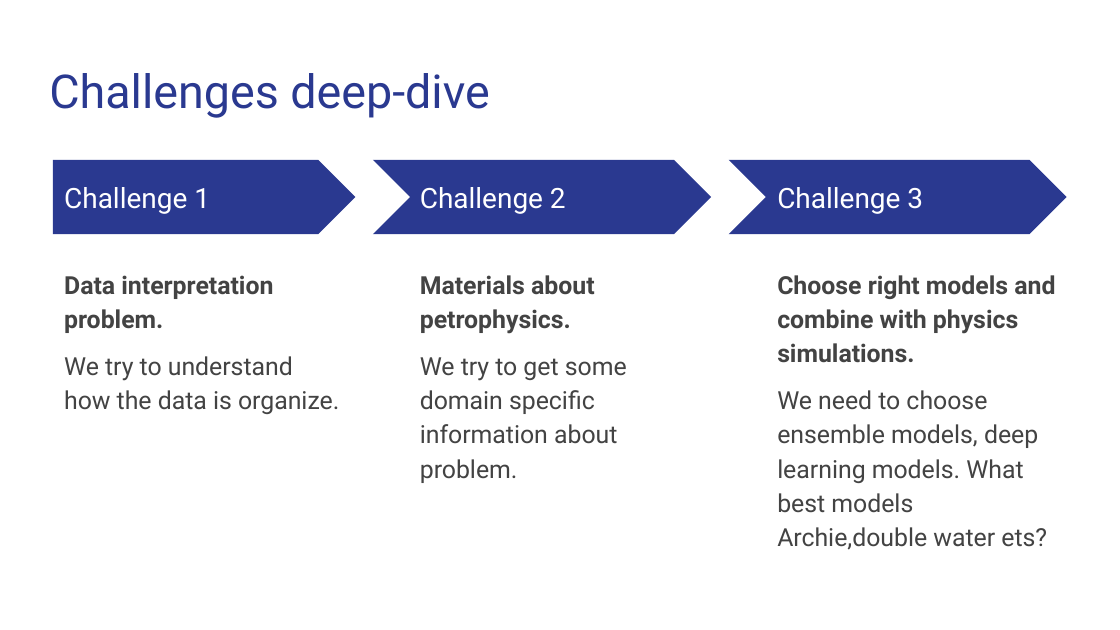
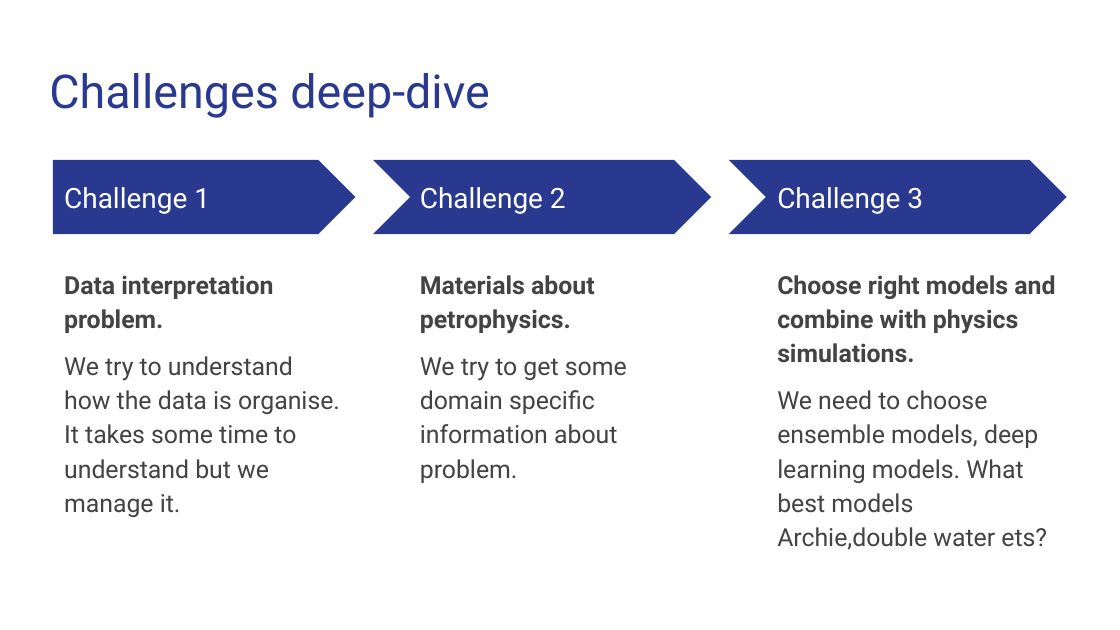
Before and after one commit to TVI-BIZ/arm_2020_inter_well, a slide deck: slide 3 of AI_Berserkers_AI_saturation_map.pptx. Drawn at 1120x630 pixels with LibreOffice and Linux fonts; fonts in the diff are those of the drawing. Boxes give left, top, right and bottom in pixels: in the first picture for what was removed or moved away, otherwise in the second. Text is boxed around its words. In the diff, an @@ line names an element or a change of style, - is before the commit and + after.

```diff
--- a/AI_Berserkers_AI_saturation_map.pptx
+++ b/AI_Berserkers_AI_saturation_map.pptx
@@ text at [64, 356, 340, 517]: text changed @@
-We try to understand how the data is organize.
+We try to understand how the data is organise. It takes some time to understand but we manage it.
```
Also in this commit, not shown: 1 other slide changed, 1 slide added, 1 other file.
